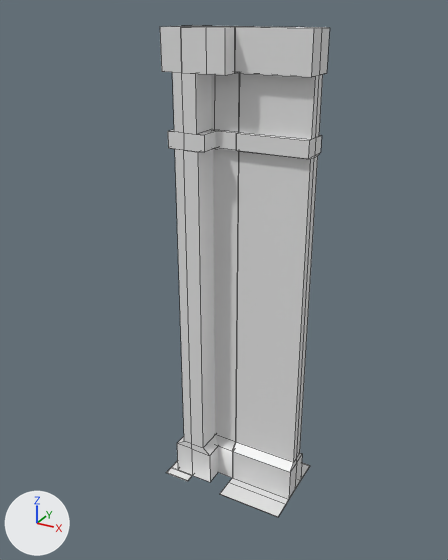
An edit to the Blender file Assets/5. Models/BlenderFiles/LatestCOrner.blend, drawn before and after from the same camera.
Camera for both pictures: a 50 mm lens placed at (5.6, -8.33, 9.29), pointed at (0.55, 0.85, 4.7). Lighting does not change. The marker at lower left points along +X, +Y and +Z. The first picture is the older version. Mesh edges are drawn as thin lines.

The first picture shows 'Wall1.325', 'corner'.
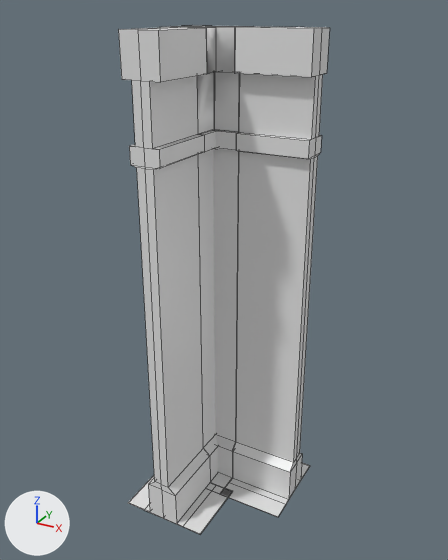
The newer file is also turned or shifted as a whole; pictures and numbers use the older file's frame.

The change in detail:
me_cube_021 is used by ob_corner; location (0.0, 1.32, 0.0).
me_cube_021 had 149 vertices, 108 faces, 15 loose edges and spanned x -0.67..0.67, y -0.86..0.66, z 0.0..9.0.
me_cube_021 now has 170 vertices, 128 faces, 10 loose edges and spans x -0.67..0.67, y -0.86..0.86, z 0.0..9.0.
Part 1, on me_cube_021:
18 vertices are removed from x 0.06..0.67, y -0.66..0.32, z 0.02..9.0.
32 faces are deleted.
11 loose edges are deleted.
1 vertex moves from x 0.67, y 0.32, z 0.72 to x 0.66, y 0.32, z 0.72.
27 vertices are added at x -0.53..0.66, y -0.66..0.34, z 0.02..9.0.
6 new vertices lie (0.8, 0.0, 0.0) away from vertices in x -0.13, y -0.86..0.66, z 0.0..0.02.
6 new vertices lie (0.0, 0.2, 0.0) away from vertices in x -0.67..0.67, y 0.66, z 0.0..0.02.
6 loose edges are added.
52 new faces join them.
Object 'Wall1.001' (ob_wall1_001) is new; it shows a copy of the mesh of ob_wall1_325.
Its location is (0.0, 0.0, 0.0).

Where the change shows, as pixel boxes (x1, y1, x2, y2) in the pictures (448 x 560 px; the box of a moved part takes in the faces that stretch with it):
'Wall1.001', added: after (118, 27, 232, 534)
'corner', reshaped: before (160, 25, 253, 482); after (160, 25, 253, 494)
part 1 of me_cube_021, moved or reshaped: before (181, 26, 240, 135); after (194, 26, 240, 494)
